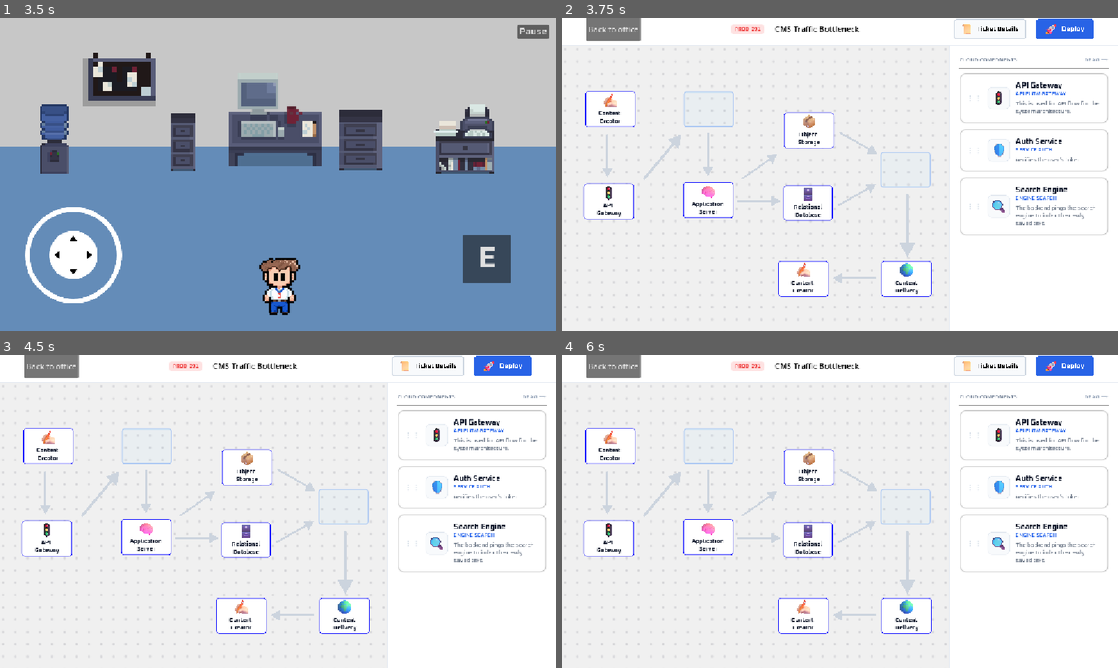
Above: before the commit, frames 1-4 (two rows, left to right).
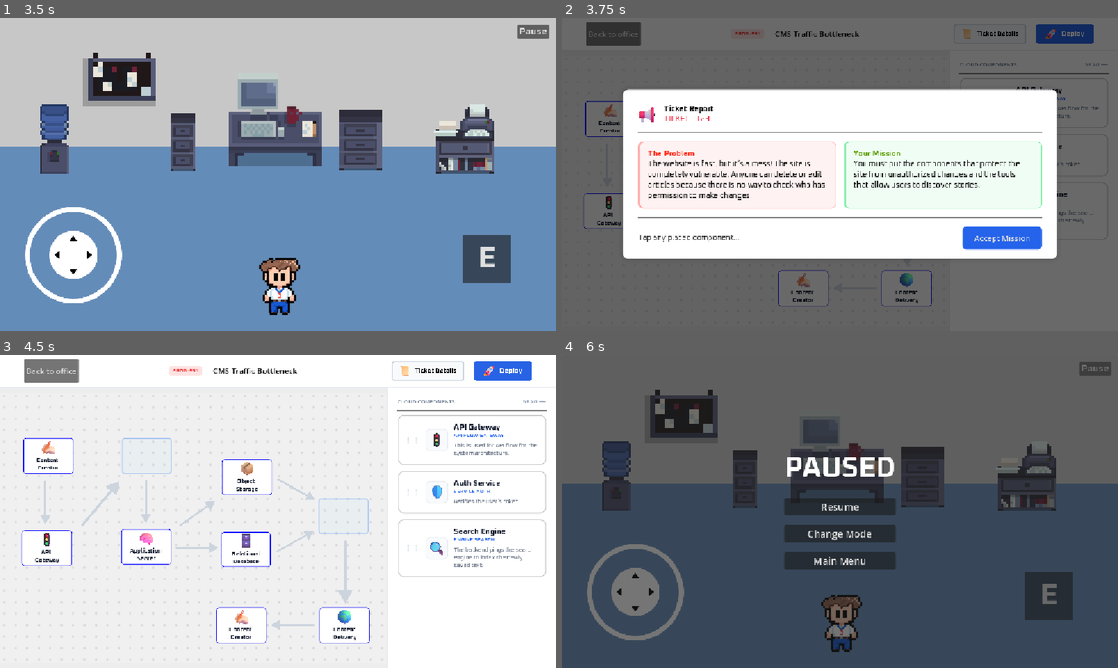
Above: after the commit, the same moments.

Repository: DezJukes/tech-ticket-hero
Game: Godot game, scene res://Scenes/Menu/main_menu.tscn
Same seed, same stepped clock (60 frames per second), same inputs: the game is played once before the commit and once after it.
Inputs (mouse positions are in pixels of both pictures, inside the frame that each line leads up to):
- Up to frame 1 (3.5 s): move the mouse to (250, 237) at 0.52 s; hold W (move_up) 0.53-1.25 s; tap E (interact) at 0.6 s; click (250, 237) at 0.67 s; drag from (444, 221) to (250, 237) at 1.27 s; click (278, 212) at 2 s; click (272, 193) at 2.75 s
- Up to frame 2 (3.75 s): click "E" at 3.5 s
- Up to frame 3 (4.5 s): click (439, 574) at 4.25 s, where only the run after the commit has a clickable "Accept Mission"
- Up to frame 4 (6 s): click "Back to office" at 5 s; click (1095, 367) at 5.75 s, where only the run after the commit has a clickable "Pause"

Frame 1 is identical in both runs. In frame 2, 65% of the frame differs, in the area x 0-100%, y 0-100%; in frame 3, 9.7%; in frame 4, 99%.

Commit message:
Playable v1
- adjusted the gameplay
- modals are placed but with placeholders
- drag and drop gameplay is good

Diff:
--- a/Scenes/System Architecture Gameplay/GameInterface.tscn
+++ b/Scenes/System Architecture Gameplay/GameInterface.tscn
@@ -143,7 +143,7 @@
 theme_override_styles/panel = SubResource("StyleBoxFlat_e5ebq")
 
 [node name="TextureRect" type="TextureRect" parent="Workspace/BoardArea" unique_id=1960661506]
-custom_minimum_size = Vector2(800, 600)
+custom_minimum_size = Vector2(800, 560)
 layout_mode = 2
 size_flags_horizontal = 4
 size_flags_vertical = 4
@@ -429,7 +429,6 @@
 
 [node name="InformationModal" parent="." unique_id=1895424386 instance=ExtResource("21_7faf7")]
 unique_name_in_owner = true
-visible = false
 
 [node name="FailedModal" parent="." unique_id=1453858144 instance=ExtResource("22_d7rpw")]
 unique_name_in_owner = true
@@ -439,5 +438,6 @@
 unique_name_in_owner = true
 visible = false
 
+[connection signal="pressed" from="TopBar/MarginContainer/HBoxContainer/Button" to="." method="_on_button_pressed"]
 [connection signal="pressed" from="TopBar/MarginContainer/HBoxContainer/HBoxContainer2/TicketDetails" to="." method="_on_ticket_details_pressed"]
 [connection signal="pressed" from="TopBar/MarginContainer/HBoxContainer/HBoxContainer2/DeployButton" to="." method="_on_deploy_button_pressed"]
--- a/Scenes/System Architecture Gameplay/game_interface.gd
+++ b/Scenes/System Architecture Gameplay/game_interface.gd
@@ -55,3 +55,7 @@
 		# Pause the game and show defeat
 		get_tree().paused = true
 		failed_panel.show()
+
+
+func _on_button_pressed() -> void:
+	get_tree().change_scene_to_file("res://Scenes/game_scene.tscn")
Not shown, changed: export_presets.cfg
Not shown, changed: APKs/Test Output/TTH_v01.apk
Not shown, changed: APKs/Test Output/TTH_v02.apk
